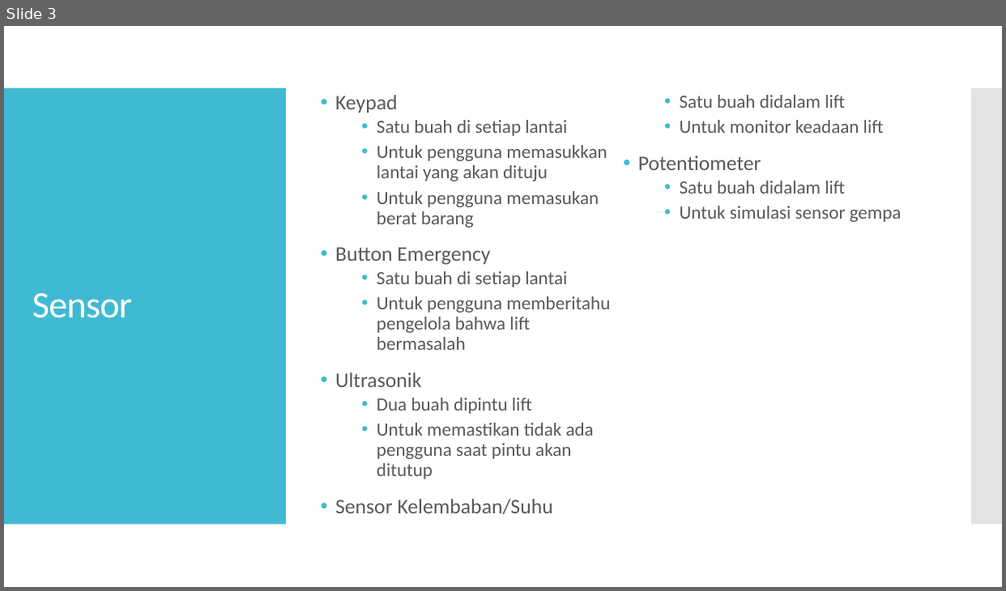
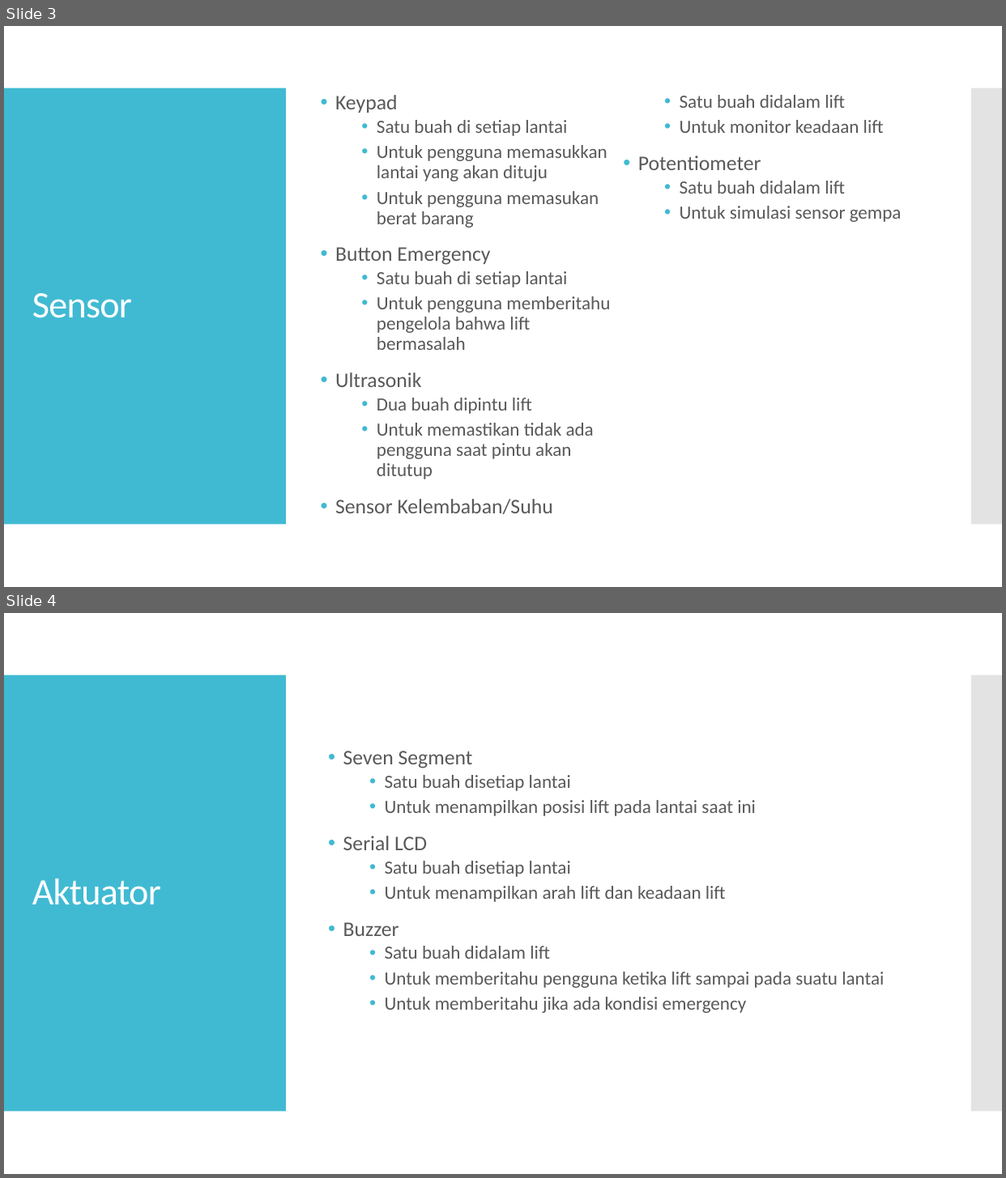
Before and after one commit to dillahstudent/TuBes_STL_K4, a slide deck: Tugas8_STL_Kelompok4.pptx. Shown one above the other, each under a label of ours: slide 3 before the commit, slides 3 and 4 after it. The pictures are 1006x591 and 1006x1178 pixels, drawn with LibreOffice and Linux fonts; fonts in the diff are those of the drawing. Boxes give left, top, right and bottom in pixels: in the first picture for what was removed or moved away, otherwise in the second. Text is boxed around its words. In the diff, an @@ line names an element or a change of style, - is before the commit and + after.

```diff
--- a/Tugas8_STL_Kelompok4.pptx
+++ b/Tugas8_STL_Kelompok4.pptx
@@ slide 4 added at bbox=[4, 613, 1002, 1174], background #FFFFFF; not listed: 2 template elements that a slide beside it also shows @@
@@ text added at bbox=[343, 751, 884, 1013], 18 pt, text #595959 @@
+• Seven Segment
+  • Satu buah disetiap lantai
+  • Untuk menampilkan posisi lift pada lantai saat ini
+• Serial LCD
+  • Satu buah disetiap lantai
+  • Untuk menampilkan arah lift dan keadaan lift
+• Buzzer
+  • Satu buah didalam lift
+  • Untuk memberitahu pengguna ketika lift sampai pada suatu lantai
+  • Untuk memberitahu jika ada kondisi emergency
@@ title added at bbox=[32, 879, 161, 905], 36 pt, text #FFFFFF @@
+Aktuator
```
